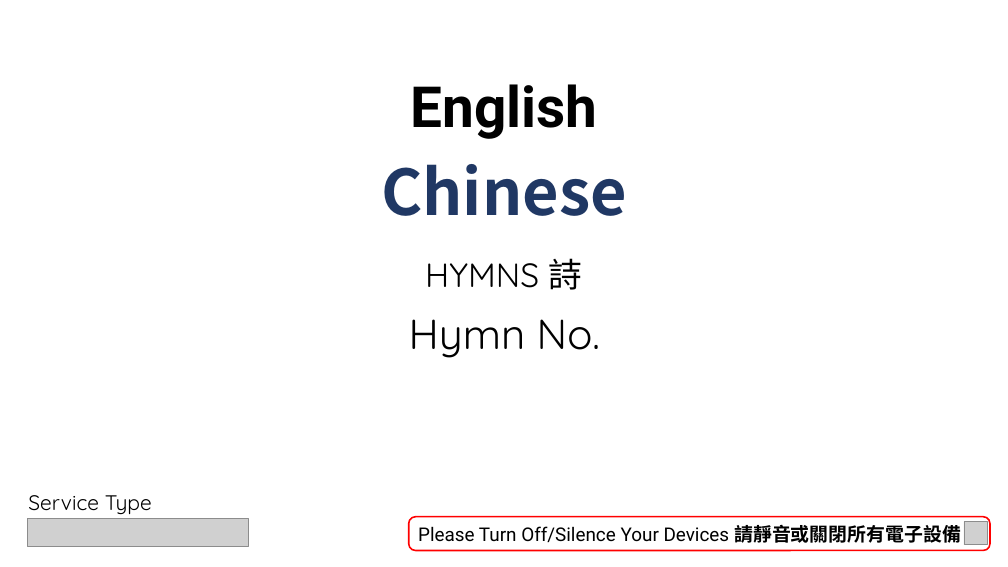
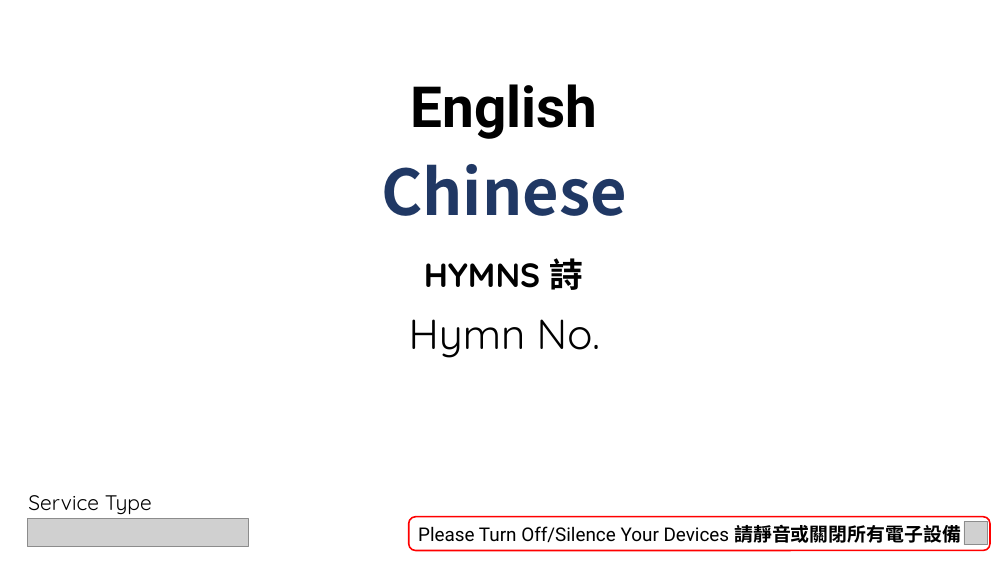
Before and after one commit to calebchanwy/tjc-powerpoint, a slide deck: slide 2 of TJCPowerPoint/Resources/ServiceWidescreen.pptx. Drawn at 1008x567 pixels with LibreOffice and Linux fonts; fonts in the diff are those of the drawing; grey boxes stand for pictures; background and template pictures are left out. Boxes give left, top, right and bottom in pixels: in the first picture for what was removed or moved away, otherwise in the second. Text is boxed around its words. In the diff, an @@ line names an element or a change of style, - is before the commit and + after.

```diff
--- a/TJCPowerPoint/Resources/ServiceWidescreen.pptx
+++ b/TJCPowerPoint/Resources/ServiceWidescreen.pptx
@@ text "HYMNS 詩" at box(424, 258, 584, 290): bold on @@
```
Also in this commit, not shown: 2 other slides changed, 18 other files.
